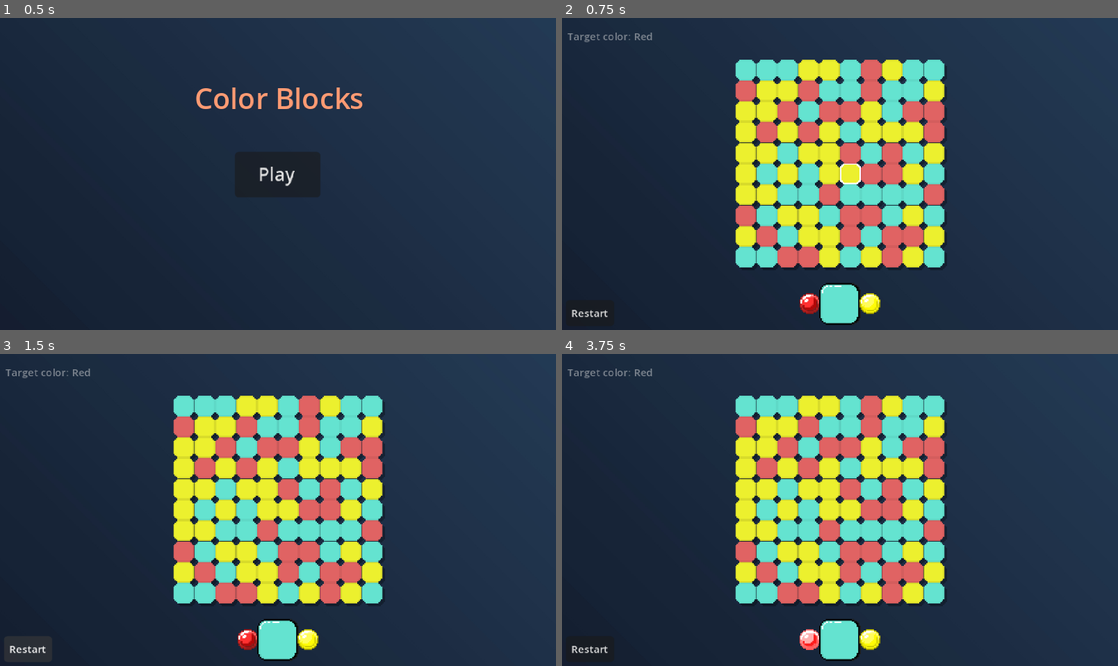
Above: before the commit, frames 1-4 (two rows, left to right).
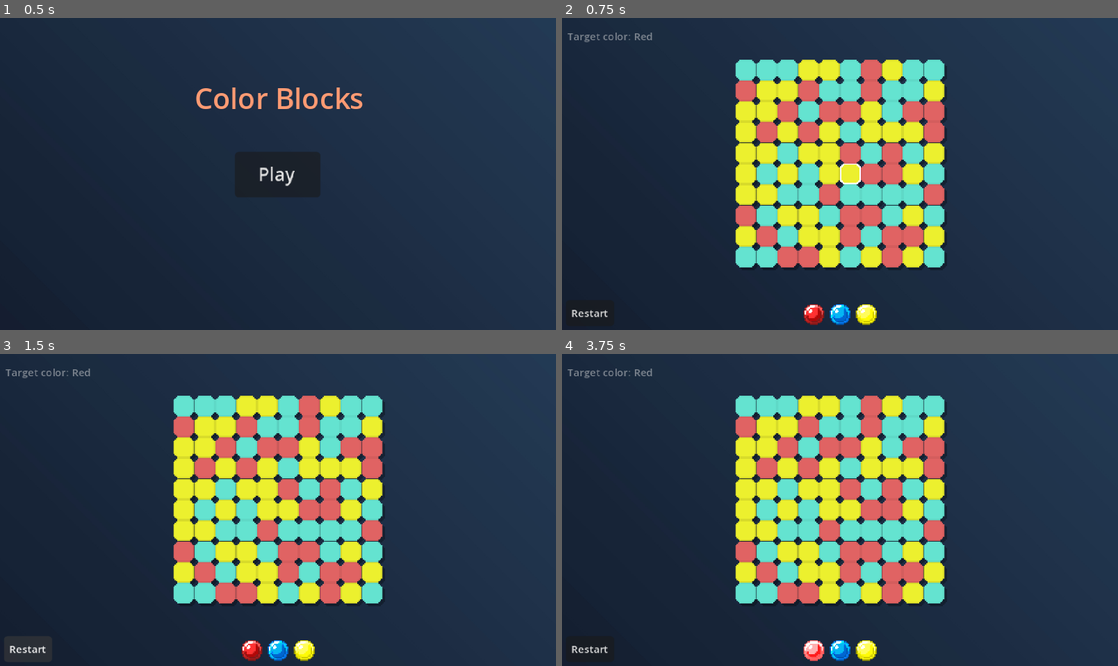
Above: after the commit, the same moments.

Repository: AurelinkZ/color-blocks
Game: Godot game, scene res://Scenes/starting_menu.tscn
Same seed, same stepped clock (60 frames per second), same inputs: the game is played once before the commit and once after it.
Inputs (mouse positions are in pixels of both pictures, inside the frame that each line leads up to):
- Up to frame 1 (0.5 s): no input
- Up to frame 2 (0.75 s): click "Play" at 0.5 s
- Up to frame 3 (1.5 s): click "Restart" at 1.25 s
- Up to frame 4 (3.75 s): click "Restart" at 2 s; click "Restart" at 2.75 s; click (812, 641) at 3.52 s

Frame 1 is identical in both runs. In frame 2, 1.5% of the frame differs, in the area x 42-58%, y 84-99%; in frame 3, 1.5%; in frame 4, 1.5%.

Commit message:
Revert "Add selector button assets and update textures"
This reverts commit 870662d8f0ba697c0a37c1f2989521af7d8b5d8f.

Diff:
--- a/Scenes/main_level_scene.tscn
+++ b/Scenes/main_level_scene.tscn
@@ -50,7 +50,6 @@
 offset_bottom = -4.0
 grow_horizontal = 2
 grow_vertical = 0
-theme_override_constants/separation = -1
 alignment = 1
 script = ExtResource("4_acrce")
 
--- a/Scripts/game_assets.gd
+++ b/Scripts/game_assets.gd
@@ -3,17 +3,10 @@
 extends Node
 
 const COLOR_SELECTOR_TEXTURES = {
-	Color.BLUE: [preload("res://Assets/Selector_buttons/blue_selector.png"), preload("res://Assets/Selector_buttons/blue_selector.png")],
+	Color.BLUE: [preload("res://Assets/ColorSelector/blue_selector.png"), preload("res://Assets/ColorSelector/blue_selector_selected.png")],
 	Color.GREEN: [preload("res://Assets/ColorSelector/green_selector.png"), preload("res://Assets/ColorSelector/green_selector_selected.png")],
 	Color.RED: [preload("res://Assets/ColorSelector/red_selector.png"), preload("res://Assets/ColorSelector/red_selector_selected.png")],
 	Color.YELLOW: [preload("res://Assets/ColorSelector/yellow_selector.png"), preload("res://Assets/ColorSelector/yellow_selector_selected.png")]
-}
-
-const OLD_COLOR_SELECTOR_TEXTURES = {
-	Color.BLUE: [preload("res://Assets/Selector_buttons/blue_selector_button.png"), preload("res://Assets/Selector_buttons/blue_selector_button.png")],
-	Color.GREEN: [preload("res://Assets/Selector_buttons/green_selector_button.png"), preload("res://Assets/Selector_buttons/green_selector_button.png")],
-	Color.RED: [preload("res://Assets/Selector_buttons/red_selector_button.png"), preload("res://Assets/Selector_buttons/red_selector_button.png")],
-	Color.YELLOW: [preload("res://Assets/Selector_buttons/yellow_selector_button.png"), preload("res://Assets/Selector_buttons/yellow_selector_button.png")]
 }
 
 const TEXTURES_OLD_BLOCKS = {
Binary file removed: Assets/Selector_buttons/blue_selector.png
Not shown, removed: Assets/Selector_buttons/blue_selector.png.import
Binary file removed: Assets/Selector_buttons/blue_selector_button.png
Not shown, removed: Assets/Selector_buttons/blue_selector_button.png.import
Binary file removed: Assets/Selector_buttons/green_selector_button.png
Not shown, removed: Assets/Selector_buttons/green_selector_button.png.import
Binary file removed: Assets/Selector_buttons/red_selector_button.png
Not shown, removed: Assets/Selector_buttons/red_selector_button.png.import
Binary file removed: Assets/Selector_buttons/yellow_selector_button.png
Not shown, removed: Assets/Selector_buttons/yellow_selector_button.png.import
